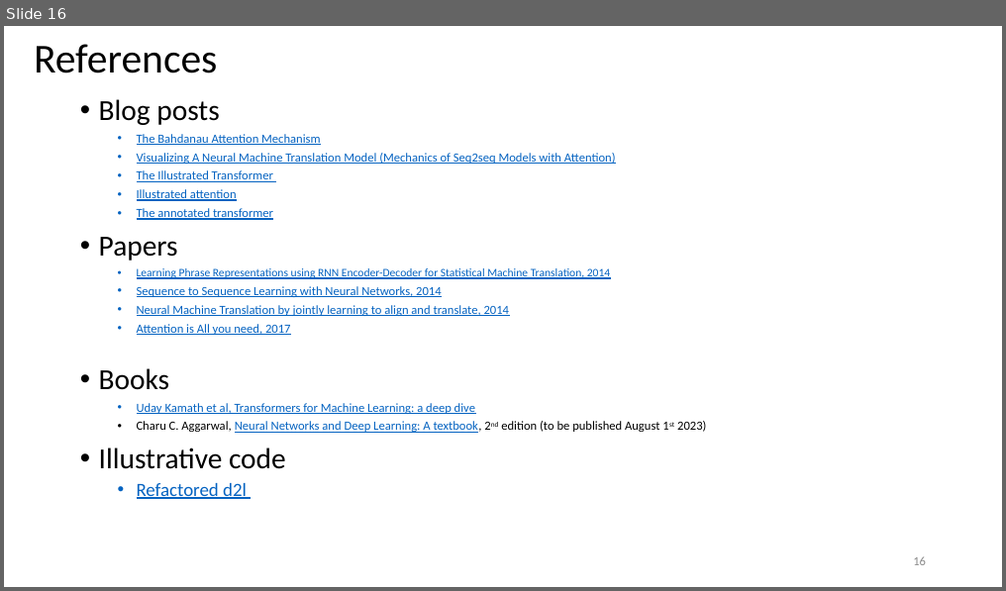
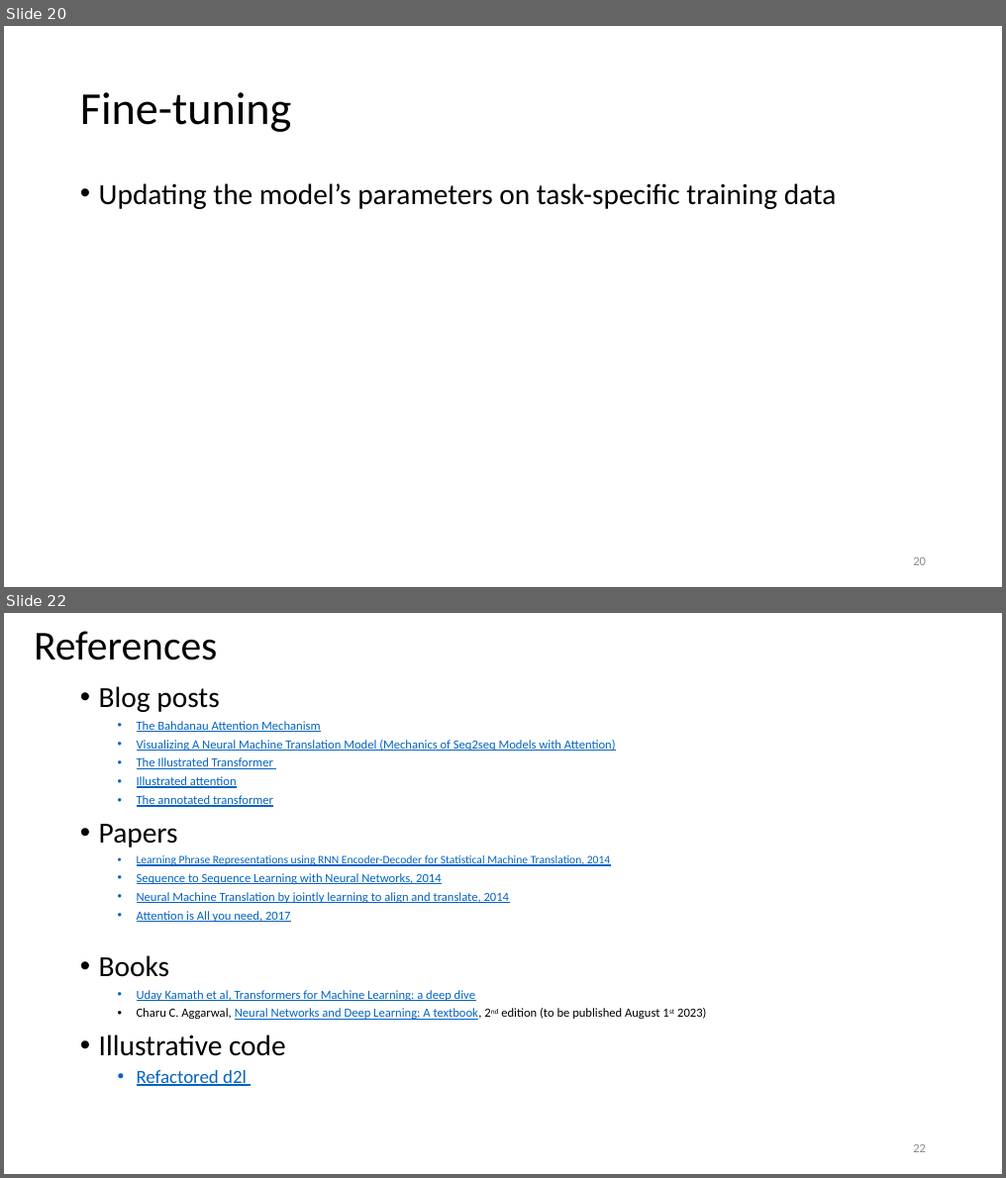
Before and after one commit to omroot/d2l_pytorch, a slide deck: mylearnings/mylecturenotes/AttentionAndTransformers.pptx. Shown one above the other, each under a label of ours: slide 16 before the commit, slides 20 and 22 after it; the slides between them are not shown. The pictures are 1006x591 and 1006x1178 pixels, drawn with LibreOffice and Linux fonts; fonts in the diff are those of the drawing. Boxes give left, top, right and bottom in pixels: in the first picture for what was removed or moved away, otherwise in the second. Text is boxed around its words. In the diff, an @@ line names an element or a change of style, - is before the commit and + after.

```diff
--- a/mylearnings/mylecturenotes/AttentionAndTransformers.pptx
+++ b/mylearnings/mylecturenotes/AttentionAndTransformers.pptx
@@ slide 20 added at (4,26,1002,587), background #FFFFFF @@
@@ title added at (80,92,292,132), 44 pt, text #000000 @@
+Fine-tuning
@@ text added at (99,183,837,209), 28 pt, text #000000 @@
+• Updating the model’s parameters on task-specific training data
@@ page number added at (913,558,926,566), 12 pt, text #8C8C8C @@
+20
@@ what was slide 16 is now slide 22 @@
@@ page number at (913,1145,926,1153): text changed @@
-16
+22
```
Also in this commit, not shown: 5 other slides added.
